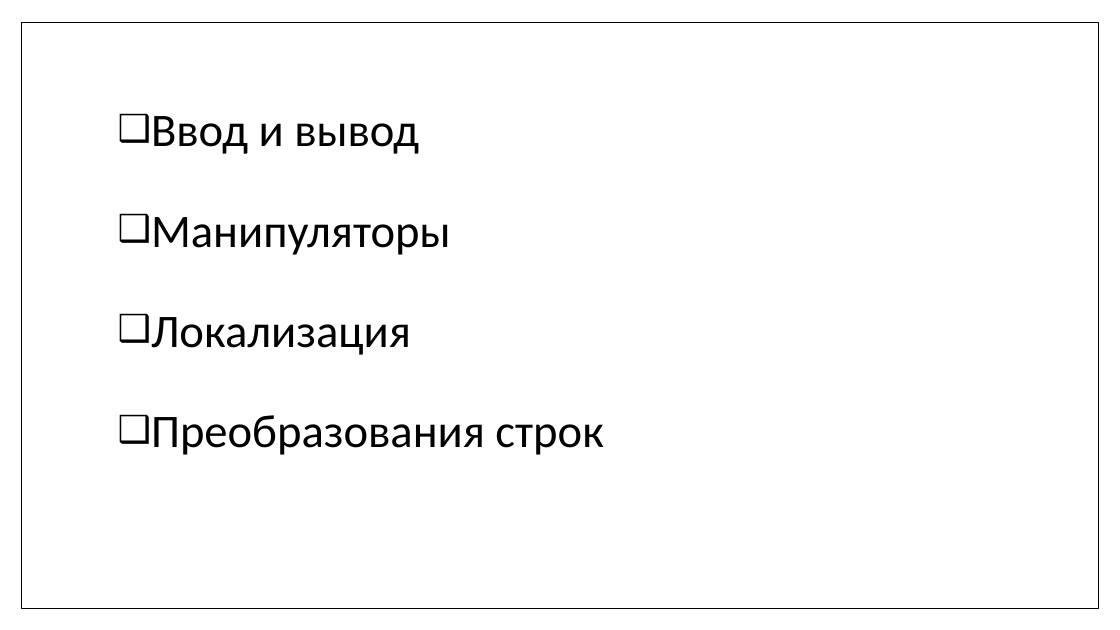
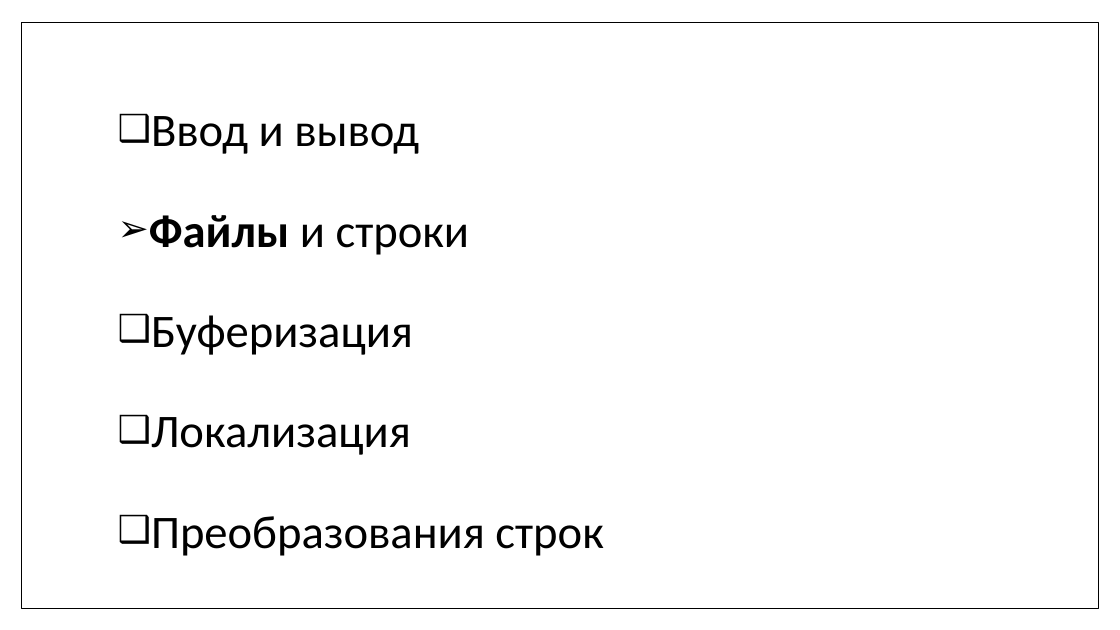
Before and after one commit to MIPT-ILab/cpp-lects-rus, a slide deck: slide 29 of slides/lec2-5-iostreams-locales.pptx (slide 19 before the commit). Drawn at 1120x630 pixels with LibreOffice and Linux fonts; fonts in the diff are those of the drawing. Boxes give left, top, right and bottom in pixels: in the first picture for what was removed or moved away, otherwise in the second. Text is boxed around its words. In the diff, an @@ line names an element or a change of style, - is before the commit and + after.

```diff
--- a/slides/lec2-5-iostreams-locales.pptx
+++ b/slides/lec2-5-iostreams-locales.pptx
@@ text at box(149, 215, 470, 355): text changed @@
-❑ Манипуляторы
+➢ Файлы и строки
+❑ Буферизация
```
Also in this commit, not shown: 15 other slides changed, 44 slides added, 1 slide removed, 1 other file.
